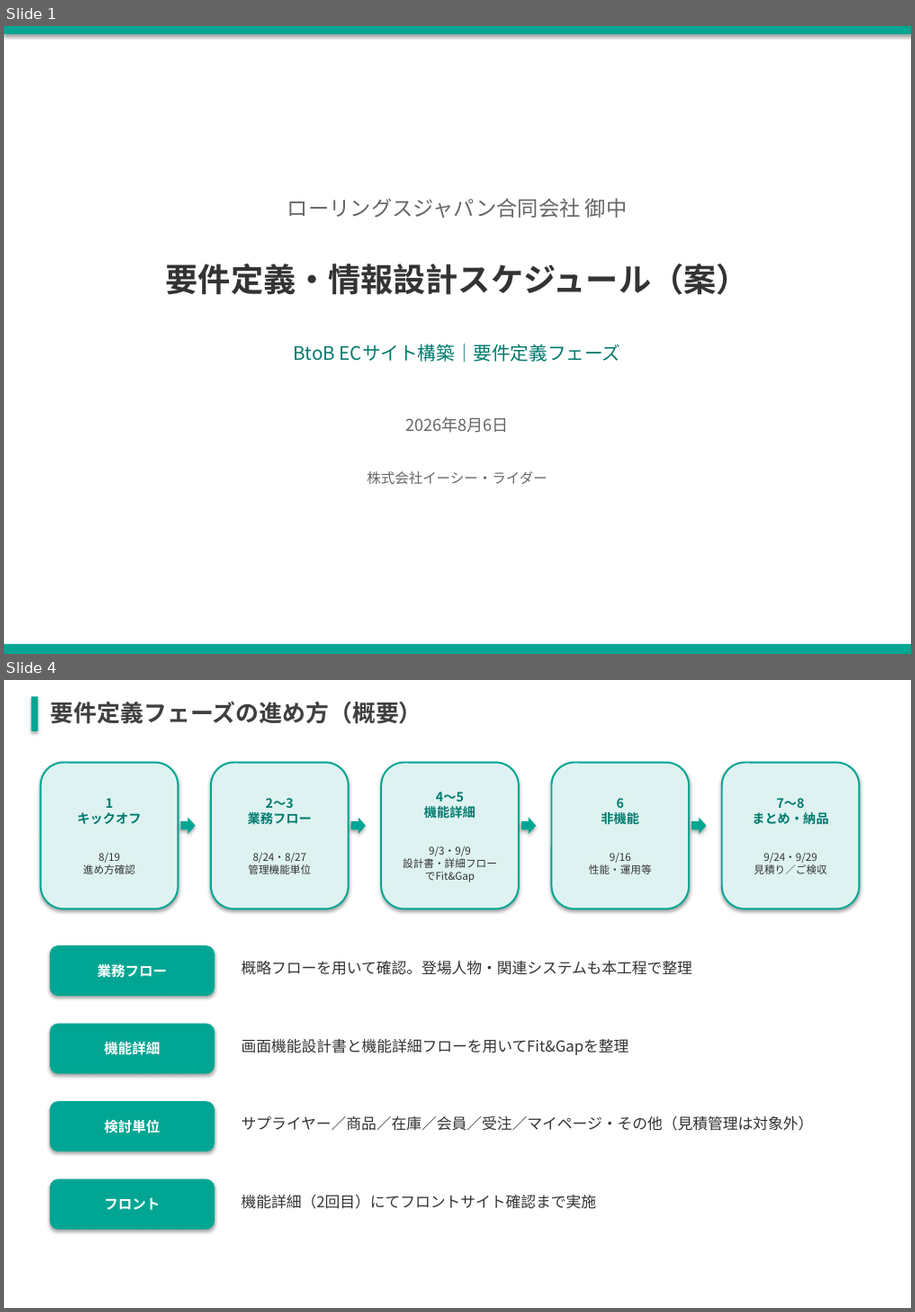
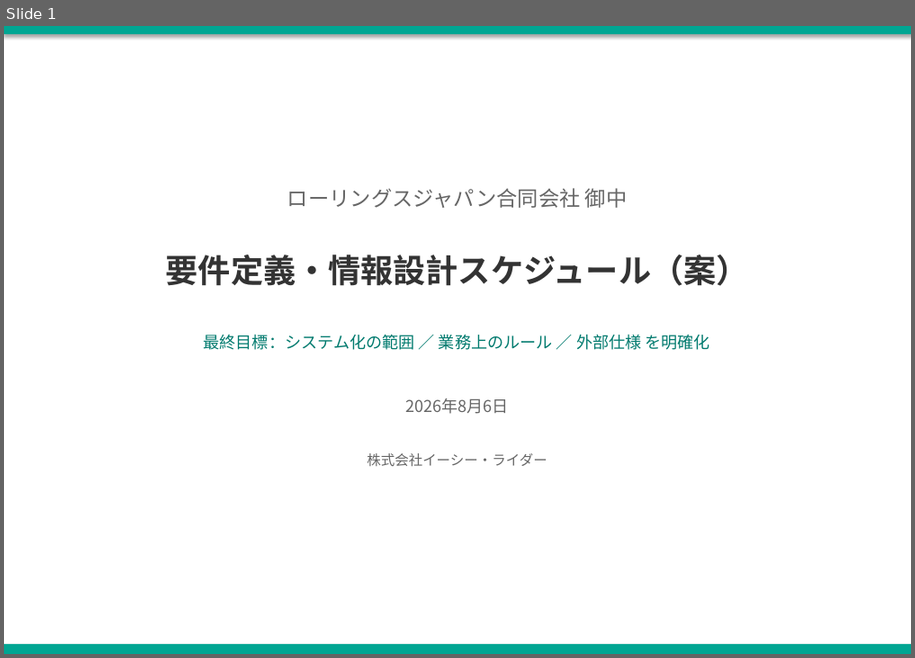
Before and after one commit to kozonoflight/git_tutorial, a slide deck: 要件定義WBS案_20260806.pptx. Shown one above the other, each under a label of ours: slides 1 and 4 before the commit, slide 1 after it; the slides between them are not shown. The pictures are 915x1312 and 915x658 pixels, drawn with LibreOffice and Linux fonts; fonts in the diff are those of the drawing. Boxes give left, top, right and bottom in pixels: in the first picture for what was removed or moved away, otherwise in the second. Text is boxed around its words. In the diff, an @@ line names an element or a change of style, - is before the commit and + after.

```diff
--- a/要件定義WBS案_20260806.pptx
+++ b/要件定義WBS案_20260806.pptx
@@ slide 4 removed at <box>4,680,911,1308</box>, background #FFFFFF @@
@@ rectangle removed at <box>32,697,38,732</box> @@
@@ text removed at <box>51,702,422,724</box> @@
-要件定義フェーズの進め方（概要）
@@ rounded rectangle removed at <box>41,762,179,909</box> @@
-1
-キックオフ
-8/19
-進め方確認
@@ rounded rectangle removed at <box>211,762,349,909</box> @@
-2〜3
-業務フロー
-8/24・8/27
-管理機能単位
@@ rounded rectangle removed at <box>382,762,519,909</box> @@
-4〜5
-機能詳細
-9/3・9/9
-設計書・詳細フロー
-でFit&Gap
@@ rounded rectangle removed at <box>552,762,689,909</box> @@
-6
-非機能
-9/16
-性能・運用等
@@ rounded rectangle removed at <box>722,762,859,909</box> @@
-7〜8
-まとめ・納品
-9/24・9/29
-見積り／ご検収
@@ right arrow removed at <box>180,818,195,834</box> @@
@@ right arrow removed at <box>350,818,365,834</box> @@
@@ right arrow removed at <box>522,818,536,834</box> @@
@@ right arrow removed at <box>692,818,706,834</box> @@
@@ rounded rectangle removed at <box>50,946,216,996</box> @@
-業務フロー
@@ text removed at <box>242,961,693,975</box> @@
-概略フローを用いて確認。登場人物・関連システムも本工程で整理
@@ rounded rectangle removed at <box>50,1024,216,1073</box> @@
-機能詳細
@@ text removed at <box>242,1039,630,1055</box> @@
-画面機能設計書と機能詳細フローを用いてFit&Gapを整理
@@ rounded rectangle removed at <box>50,1101,216,1152</box> @@
-検討単位
@@ text removed at <box>242,1116,814,1131</box> @@
-サプライヤー／商品／在庫／会員／受注／マイページ・その他（見積管理は対象外）
@@ rounded rectangle removed at <box>50,1180,216,1230</box> @@
-フロント
@@ text removed at <box>242,1194,597,1209</box> @@
-機能詳細（2回目）にてフロントサイト確認まで実施
@@ slide 1 changed as well @@
@@ text "ローリングスジャパン合同会社 御中": place and size @@
-text "ローリングスジャパン合同会社 御中" at <box>288,198,628,218</box>
+text "ローリングスジャパン合同会社 御中" at <box>288,188,628,208</box>
@@ text "要件定義・情報設計スケジュール（案）": place and size @@
-text "要件定義・情報設計スケジュール（案）" at <box>166,264,749,295</box>
+text "要件定義・情報設計スケジュール（案）" at <box>166,255,749,286</box>
@@ text at <box>204,334,710,350</box>: text changed; size 16 to 14 pt @@
-BtoB ECサイト構築｜要件定義フェーズ
+最終目標：システム化の範囲 ／ 業務上のルール ／ 外部仕様 を明確化
@@ text "2026年8月6日": place and size @@
-text "2026年8月6日" at <box>405,418,509,433</box>
+text "2026年8月6日" at <box>405,399,509,414</box>
@@ text "株式会社イーシー・ライダー": place and size @@
-text "株式会社イーシー・ライダー" at <box>367,472,547,484</box>
+text "株式会社イーシー・ライダー" at <box>367,454,547,466</box>
```
Also in this commit, not shown: 2 other slides changed, 3 slides added, 1 other slide removed.
